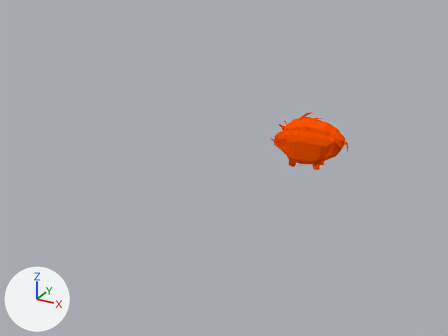
An edit to the Blender file assets/Models/pig/pig.blend, drawn before and after from the same camera.
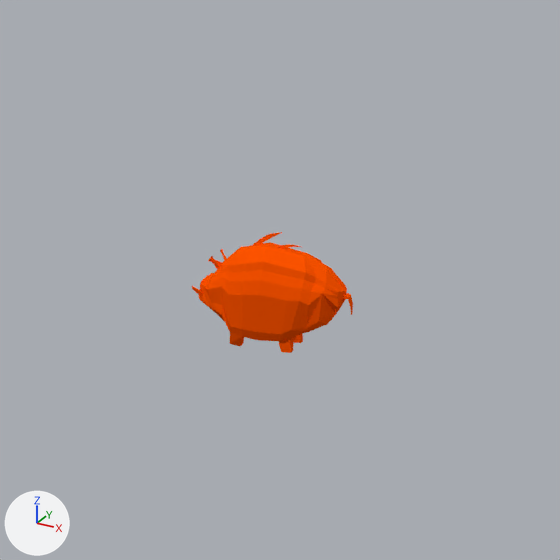
There are two pictures of each version: one whole from a camera (50 mm lens) standing at (9.2, -25.9, 11.0) and looking at (-3.6, -2.6, -0.6), one close up on the part from 40% to 100% of the width and 0% to 80% of the height. Every picture has the same lights, and +X, +Y and +Z are marked at lower left.
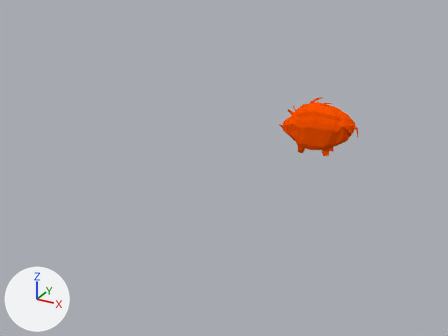
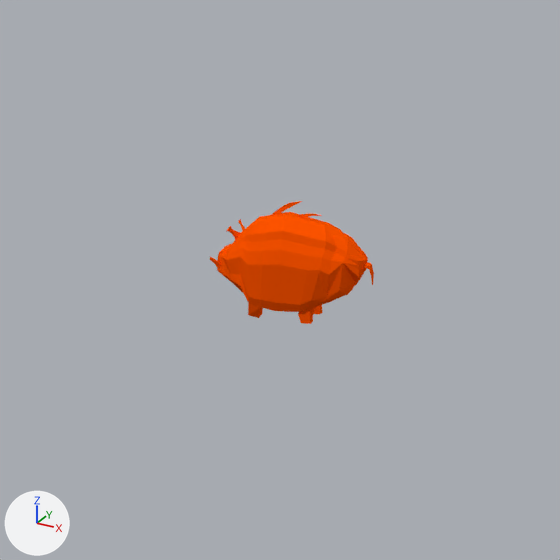
Location of each change, (x1, y1, x2, y2) in pixels of the close-ups (560 x 560 px):
```json
{"object": "Plane", "change": "reshaped, moved, modifiers changed", "before": [192, 232, 353, 353], "after": [210, 201, 374, 324]}
{"part": 1, "of": "me_plane", "change": "cut back", "before": [204, 232, 353, 343], "after": [223, 201, 374, 294]}
```

The change, as JSON lines over the scene's bpy script:
```json
{"block": "me_plane", "where": "# used by ob_plane; location = (0.0, 0.0, 0.37)"}
{"op": "remove", "block": "me_plane", "code": "me_plane.from_pydata(...)  # 619 vertices, 604 faces, 3 loose edges; spans x -2.2..1.5, y -17.0..17.0, z -1.2..1.5"}
{"op": "add", "block": "me_plane", "code": "me_plane.from_pydata(...)  # 347 vertices, 309 faces, 2 loose edges; spans x -2.2..1.5, y -17.0..0.0, z -1.2..1.5"}
{"block": "me_plane", "change": "me_plane part 1"}
{"block": "me_plane", "change": "272 vertices are removed from x -2.2..1.5, y 0.0..17.0, z -1.2..1.5"}
{"block": "me_plane", "change": "369 faces are deleted"}
{"block": "me_plane", "change": "3 loose edges are deleted"}
{"block": "me_plane", "change": "4 vertices move within x -0.5..1.1, y 0.0, z -0.2..1.4"}
{"block": "me_plane", "change": "2 loose edges are added"}
{"block": "me_plane", "change": "74 new faces join them"}
{"op": "set", "path": "ob_plane.location", "old": "(0.0, 0.0, 0.37)", "new": "(0.37, 0.11, 1.12)"}
{"op": "add", "block": "ob_plane", "code": "_m = ob_plane.modifiers.new('Mirror', 'MIRROR')"}
{"op": "add", "block": "ob_plane", "code": "_m.use_axis = (False, True, False)"}
{"op": "add", "block": "ob_plane", "code": "_m.use_clip = True"}
```
